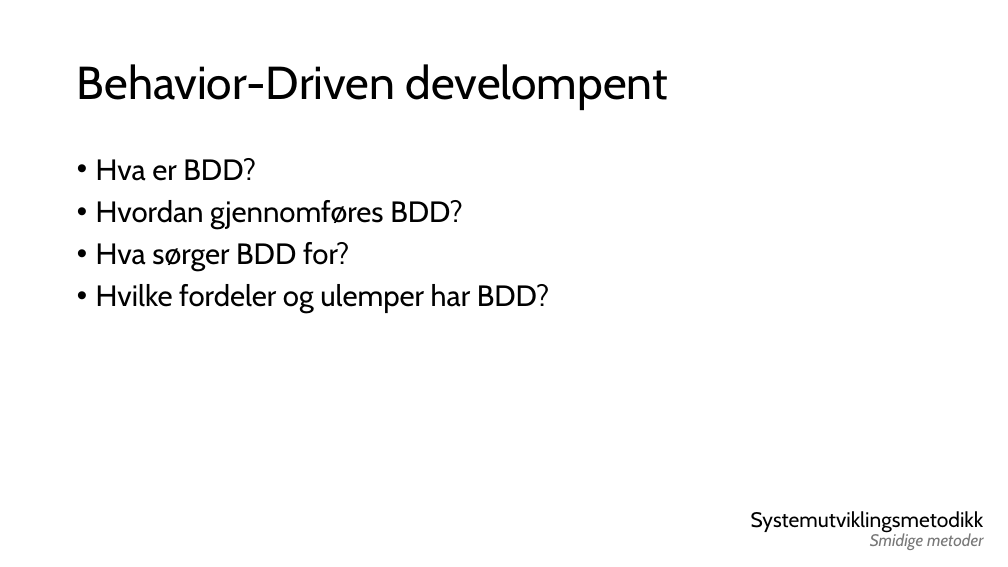
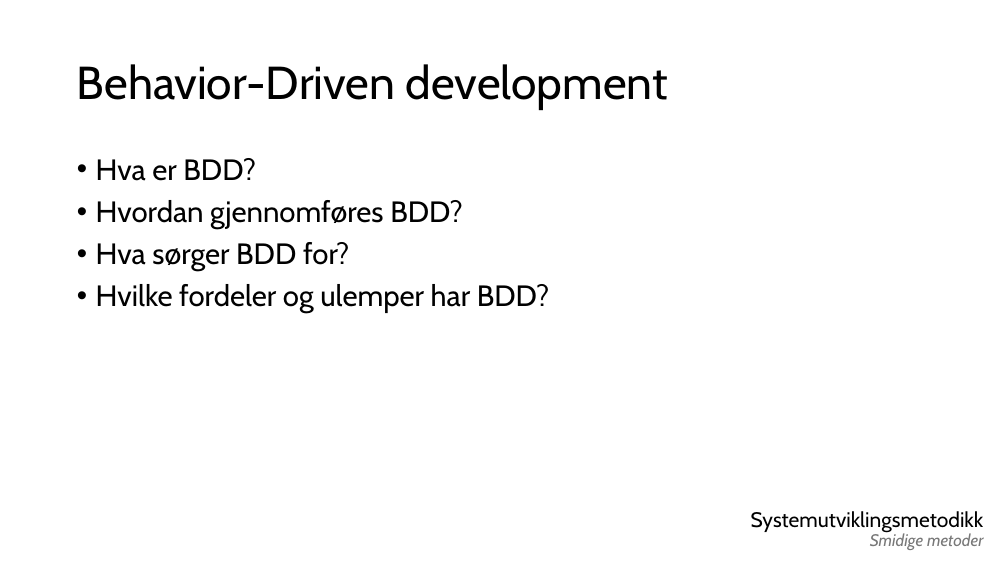
Before and after one commit to real-eo/IDATT1005-Systemutvikling, a slide deck: slide 42 of 2026 VÅR/Eksamensøving/Slides.pptx. Drawn at 1008x567 pixels with LibreOffice and Linux fonts; fonts in the diff are those of the drawing. Boxes give left, top, right and bottom in pixels: in the first picture for what was removed or moved away, otherwise in the second. Text is boxed around its words. In the diff, an @@ line names an element or a change of style, - is before the commit and + after.

```diff
--- a/2026 VÅR/Eksamensøving/Slides.pptx
+++ b/2026 VÅR/Eksamensøving/Slides.pptx
@@ title at bbox=[77, 64, 668, 110]: text changed @@
-Behavior-Driven develompent
+Behavior-Driven development
```
Also in this commit, not shown: 4 other slides changed, 29 slides added.
